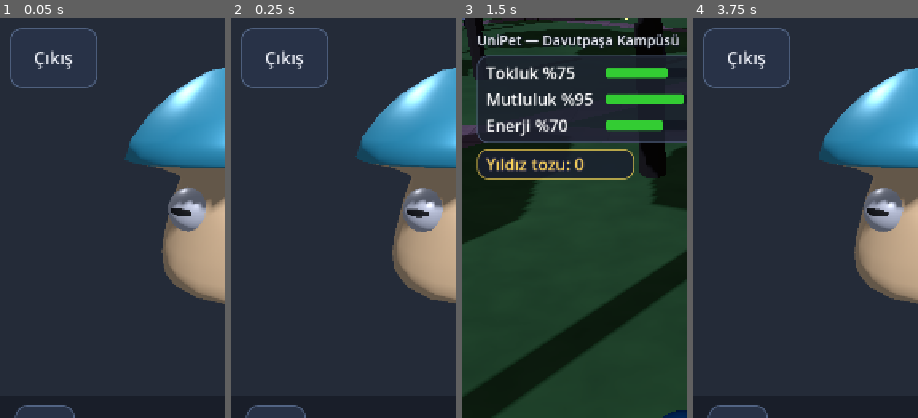
Above: before the commit, frames 1-4 (left to right).
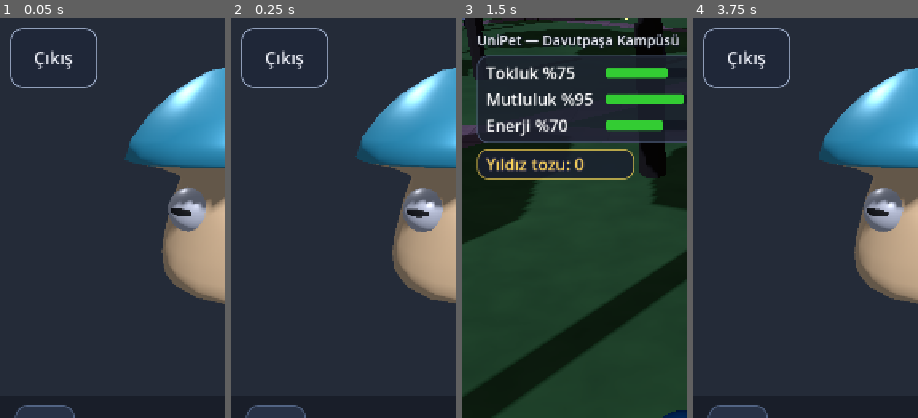
Above: after the commit, the same moments.

Repository: talha24052050/unipet
Game: Godot game, scene res://scenes/ui/login.tscn
Same seed, same stepped clock (60 frames per second), same inputs: the game is played once before the commit and once after it.
Inputs (mouse positions are % of the whole screen's width and height, from its top left):
- Up to frame 1 (0.05 s): no input
- Up to frame 2 (0.25 s): no input
- Up to frame 3 (1.5 s): click "Başla" at 0.5 s; click "Oyna" at 1.25 s
- Up to frame 4 (3.75 s): tap Enter at 2 s; move the mouse to (72, 45) at 2.02 s; hold Right (ui_right) 2.03-2.75 s; click (72, 45) at 2.17 s; drag from (30, 55) to (45, 70) at 2.77 s; click "Pet" at 3.5 s
The pictures show only the part of the screen within x 0-50%, y 0-50%; the shares and areas given below are measured in that part.

The runs differ from the first frame. In frame 1, 0.3% of the frame differs, in the area x 4-44%, y 2-18%; in frame 2, 0.3%; in frame 3, nothing differs; in frame 4, 0.3%.

Commit message:
iOS ön hazırlık 1/3: modüler Safe Area (çentik/Dynamic Island ve alt çubuk desteği)

Diff:
--- a/game/scenes/main.tscn
+++ b/game/scenes/main.tscn
@@ -25,6 +25,7 @@
 [ext_resource type="Script" path="res://src/world/campus_cats.gd" id="23"]
 [ext_resource type="Script" path="res://src/world/love_signs.gd" id="24"]
 [ext_resource type="Script" path="res://src/ui/hud_follow_below.gd" id="25"]
+[ext_resource type="Script" path="res://src/ui/safe_area_hud.gd" id="26"]
 
 [sub_resource type="NavigationMesh" id="navmesh"]
 geometry_parsed_geometry_type = 1
@@ -278,6 +279,12 @@
 
 [node name="CareHud" parent="UI" instance=ExtResource("11")]
 
+[node name="SafeAreaHud" type="Node" parent="UI"]
+script = ExtResource("26")
+top_nodes = Array[NodePath]([NodePath("../Label"), NodePath("../PetButton"), NodePath("../MapButton"), NodePath("../SettingsButton")])
+bottom_nodes = Array[NodePath]([NodePath("../ConnectionLabel"), NodePath("../PerfLabel")])
+fill_controls = Array[NodePath]([NodePath("../CareHud"), NodePath("../ChatMenu")])
+
 [node name="PlayerController" type="Node" parent="." node_paths=PackedStringArray("player", "joystick", "camera", "agent", "marker", "interaction")]
 script = ExtResource("3")
 player = NodePath("../Player")
--- a/game/scenes/ui/login.tscn
+++ b/game/scenes/ui/login.tscn
@@ -1,6 +1,7 @@
 [gd_scene format=3]
 
 [ext_resource type="Script" path="res://src/ui/login.gd" id="1"]
+[ext_resource type="Script" path="res://src/ui/safe_area_margin.gd" id="2"]
 
 [node name="Login" type="Control"]
 layout_mode = 3
@@ -27,6 +28,7 @@
 theme_override_constants/margin_top = 160
 theme_override_constants/margin_right = 48
 theme_override_constants/margin_bottom = 80
+script = ExtResource("2")
 
 [node name="VBox" type="VBoxContainer" parent="Margin"]
 layout_mode = 2
--- a/game/scenes/ui/pet_select.tscn
+++ b/game/scenes/ui/pet_select.tscn
@@ -2,6 +2,7 @@
 
 [ext_resource type="Script" path="res://src/ui/pet_select.gd" id="1"]
 [ext_resource type="Script" path="res://src/characters/pet_visual.gd" id="2"]
+[ext_resource type="Script" path="res://src/ui/safe_area_margin.gd" id="3"]
 
 [sub_resource type="Environment" id="env"]
 background_mode = 1
@@ -77,6 +78,8 @@
 theme_override_constants/margin_top = 16
 theme_override_constants/margin_right = 24
 theme_override_constants/margin_bottom = 24
+script = ExtResource("3")
+apply_top = false
 
 [node name="ControlsBox" type="VBoxContainer" parent="MainLayout/UIControlsMargin"]
 layout_mode = 2
--- a/game/src/ui/hud_follow_below.gd
+++ b/game/src/ui/hud_follow_below.gd
@@ -22,6 +22,8 @@
 		_target = node as Control
 		if not _target.resized.is_connected(sync_position):
 			_target.resized.connect(sync_position)
+		if not _target.item_rect_changed.is_connected(sync_position):
+			_target.item_rect_changed.connect(sync_position)
 		if not _target.visibility_changed.is_connected(sync_position):
 			_target.visibility_changed.connect(sync_position)
 
@@ -30,8 +32,11 @@
 	if _target == null or not is_instance_valid(_target):
 		_bind_target()
 	if _target != null and is_instance_valid(_target) and _target.visible:
-		var bottom_y: float = _target.position.y + _target.size.y
+		var bottom_y: float = _target.global_position.y + _target.size.y if _target.is_inside_tree() else _target.position.y + _target.size.y
 		if bottom_y > 0.0:
-			position.y = bottom_y + gap
+			if is_inside_tree():
+				global_position.y = bottom_y + gap
+			else:
+				position.y = bottom_y + gap
 			return
 	position.y = fallback_top
--- a/game/src/ui/pet_select.gd
+++ b/game/src/ui/pet_select.gd
@@ -55,9 +55,12 @@
 	_wallet_label.add_theme_constant_override("outline_size", 8)
 	_wallet_label.anchor_left = 1.0
 	_wallet_label.anchor_right = 1.0
-	_wallet_label.offset_left = -360.0
-	_wallet_label.offset_right = -16.0
-	_wallet_label.offset_top = 40.0
+	var insets: Dictionary = SafeArea.get_viewport_insets(get_viewport())
+	var inset_top: float = float(insets.get("top", 0.0))
+	var inset_right: float = float(insets.get("right", 0.0))
+	_wallet_label.offset_left = -360.0 - inset_right
+	_wallet_label.offset_right = -16.0 - inset_right
+	_wallet_label.offset_top = 40.0 + inset_top
 	_wallet_label.horizontal_alignment = HORIZONTAL_ALIGNMENT_RIGHT
 	add_child(_wallet_label)
 	_buy_btn = Button.new()
@@ -144,11 +147,13 @@
 
 ## Sol üstte "Çıkış": oturumu kapatır, giriş ekranına döner (sunucu adresi/takma ad orada değişir).
 func _add_logout_button() -> void:
+	var insets: Dictionary = SafeArea.get_viewport_insets(get_viewport())
 	var b: Button = Button.new()
 	b.name = "LogoutButton"
 	b.text = "Çıkış"
+	b.theme_type_variation = &"HudButton"
 	b.add_theme_font_size_override("font_size", LOGOUT_FONT_SIZE)
-	b.position = Vector2(16, 16)
+	b.position = Vector2(16.0 + float(insets.get("left", 0.0)), 16.0 + float(insets.get("top", 0.0)))
 	b.custom_minimum_size = Vector2(140, 96)
 	b.pressed.connect(func() -> void:
 		b.disabled = true  # çift basış iki kez çıkış/sahne değişimi yapmasın
--- /dev/null
+++ b/game/src/ui/safe_area.gd
@@ -0,0 +1,46 @@
+class_name SafeArea
+extends RefCounted
+## iOS (Dynamic Island / çentik / Home Indicator) ve Android ekran güvenli alan hesabı.
+## Fiziksel piksel cinsinden DisplayServer.get_display_safe_area() değerini
+## canvas_items / expand viewport koordinatlarına ölçekler.
+
+
+static func zero_insets() -> Dictionary:
+	return {"left": 0.0, "top": 0.0, "right": 0.0, "bottom": 0.0}
+
+
+static func is_mobile_platform(os_name: String = "") -> bool:
+	var name_to_check: String = OS.get_name() if os_name.is_empty() else os_name
+	return name_to_check == "iOS" or name_to_check == "Android"
+
+
+## Saf hesap (testler doğrudan çağırır): fiziksel pencere + safe_rect -> viewport inset'leri.
+static func compute_insets(window_size: Vector2i, safe_rect: Rect2i, viewport_size: Vector2) -> Dictionary:
+	if window_size.x <= 0 or window_size.y <= 0:
+		return zero_insets()
+	if safe_rect.size.x <= 0 or safe_rect.size.y <= 0:
+		return zero_insets()
+	if viewport_size.x <= 0.0 or viewport_size.y <= 0.0:
+		return zero_insets()
+
+	var sx: float = viewport_size.x / float(window_size.x)
+	var sy: float = viewport_size.y / float(window_size.y)
+
+	return {
+		"left": maxf(0.0, float(safe_rect.position.x) * sx),
+		"top": maxf(0.0, float(safe_rect.position.y) * sy),
+		"right": maxf(0.0, float(window_size.x - safe_rect.end.x) * sx),
+		"bottom": maxf(0.0, float(window_size.y - safe_rect.end.y) * sy),
+	}
+
+
+## Çalışan cihazın viewport koordinatlarındaki güvenli alan boşlukları.
+## Masaüstünde (Windows/macOS/Linux) get_display_safe_area() ekran görev çubuğunu döndürdüğü
+## için pencere içi kayma yapmaz, 0 döner.
+static func get_viewport_insets(viewport: Viewport) -> Dictionary:
+	if viewport == null or not is_mobile_platform():
+		return zero_insets()
+	var win_size: Vector2i = DisplayServer.window_get_size()
+	var safe_rect: Rect2i = DisplayServer.get_display_safe_area()
+	var vp_size: Vector2 = viewport.get_visible_rect().size
+	return compute_insets(win_size, safe_rect, vp_size)
--- /dev/null
+++ b/game/src/ui/safe_area_hud.gd
@@ -0,0 +1,71 @@
+extends Node
+## CanvasLayer altındaki HUD düğümlerini güvenli alan (safe area) içine taşır.
+## Düğümlerin ağaçtaki yerini değiştirmez, sadece başlangıç offset'lerine güvenli alan ekler.
+
+@export var top_nodes: Array[NodePath] = []
+@export var bottom_nodes: Array[NodePath] = []
+@export var fill_controls: Array[NodePath] = []
+
+## node_path -> Vector4(offset_left, offset_top, offset_right, offset_bottom)
+var _base_offsets: Dictionary = {}
+
+
+func _ready() -> void:
+	_capture_bases()
+	var vp: Viewport = get_viewport()
+	if vp != null and not vp.size_changed.is_connected(refresh):
+		vp.size_changed.connect(refresh)
+	refresh()
+
+
+func _capture_bases() -> void:
+	for path: NodePath in top_nodes + bottom_nodes + fill_controls:
+		if _base_offsets.has(path):
+			continue
+		var c: Control = get_node_or_null(path) as Control
+		if c != null:
+			_base_offsets[path] = Vector4(c.offset_left, c.offset_top, c.offset_right, c.offset_bottom)
+
+
+func refresh() -> void:
+	apply_insets(SafeArea.get_viewport_insets(get_viewport()))
+
+
+func apply_insets(insets: Dictionary) -> void:
+	_capture_bases()
+	var l: float = float(insets.get("left", 0.0))
+	var t: float = float(insets.get("top", 0.0))
+	var r: float = float(insets.get("right", 0.0))
+	var b: float = float(insets.get("bottom", 0.0))
+
+	for path: NodePath in top_nodes:
+		var c: Control = get_node_or_null(path) as Control
+		if c == null or not _base_offsets.has(path):
+			continue
+		var base: Vector4 = _base_offsets[path]
+		var dx: float = -r if c.anchor_right >= 0.5 else l
+		c.offset_left = base.x + dx
+		c.offset_right = base.z + dx
+		c.offset_top = base.y + t
+		c.offset_bottom = base.w + t
+
+	for path: NodePath in bottom_nodes:
+		var c: Control = get_node_or_null(path) as Control
+		if c == null or not _base_offsets.has(path):
+			continue
+		var base: Vector4 = _base_offsets[path]
+		var dx: float = -r if c.anchor_right >= 0.5 else l
+		c.offset_left = base.x + dx
+		c.offset_right = base.z + dx
+		c.offset_top = base.y - b
+		c.offset_bottom = base.w - b
+
+	for path: NodePath in fill_controls:
+		var c: Control = get_node_or_null(path) as Control
+		if c == null or not _base_offsets.has(path):
+			continue
+		var base: Vector4 = _base_offsets[path]
+		c.offset_left = base.x + l
+		c.offset_top = base.y + t
+		c.offset_right = base.z - r
+		c.offset_bottom = base.w - b
--- /dev/null
+++ b/game/src/ui/safe_area_margin.gd
@@ -0,0 +1,48 @@
+extends MarginContainer
+## Mevcut kenar boşluklarına (margin) cihazın güvenli alan (safe area) payını ekler.
+## İstediğin kenarı apply_* bayraklarıyla açıp kapatabilirsin; sahne yapısını bozmaz.
+
+@export var apply_left: bool = true
+@export var apply_top: bool = true
+@export var apply_right: bool = true
+@export var apply_bottom: bool = true
+
+var _base_captured: bool = false
+var _base_left: int = 0
+var _base_top: int = 0
+var _base_right: int = 0
+var _base_bottom: int = 0
+
+
+func _ready() -> void:
+	_capture_base()
+	var vp: Viewport = get_viewport()
+	if vp != null and not vp.size_changed.is_connected(refresh):
+		vp.size_changed.connect(refresh)
+	refresh()
+
+
+func _capture_base() -> void:
+	if _base_captured:
+		return
+	_base_captured = true
+	_base_left = get_theme_constant("margin_left")
+	_base_top = get_theme_constant("margin_top")
+	_base_right = get_theme_constant("margin_right")
+	_base_bottom = get_theme_constant("margin_bottom")
+
+
+func refresh() -> void:
+	apply_insets(SafeArea.get_viewport_insets(get_viewport()))
+
+
+func apply_insets(insets: Dictionary) -> void:
+	_capture_base()
+	var l: int = roundi(float(insets.get("left", 0.0))) if apply_left else 0
+	var t: int = roundi(float(insets.get("top", 0.0))) if apply_top else 0
+	var r: int = roundi(float(insets.get("right", 0.0))) if apply_right else 0
+	var b: int = roundi(float(insets.get("bottom", 0.0))) if apply_bottom else 0
+	add_theme_constant_override("margin_left", _base_left + l)
+	add_theme_constant_override("margin_top", _base_top + t)
+	add_theme_constant_override("margin_right", _base_right + r)
+	add_theme_constant_override("margin_bottom", _base_bottom + b)
--- /dev/null
+++ b/game/tests/test_safe_area.gd
@@ -0,0 +1,95 @@
+extends RefCounted
+## Safe Area (iOS Dynamic Island / çentik / Home Indicator & Android) hesap ve adaptör testleri.
+
+const SafeAreaMarginScript := preload("res://src/ui/safe_area_margin.gd")
+
+
+func test_compute_insets_iphone_portrait() -> String:
+	# iPhone 15 Pro (1179x2556) -> Dynamic Island top=177px, Home Indicator bottom=102px
+	# canvas_items + expand viewport ~ 720x1560
+	var win: Vector2i = Vector2i(1179, 2556)
+	var safe: Rect2i = Rect2i(0, 177, 1179, 2556 - 177 - 102)
+	var vp: Vector2 = Vector2(720.0, 1560.0)
+	var insets: Dictionary = SafeArea.compute_insets(win, safe, vp)
+
+	var expected_top: float = 177.0 * (1560.0 / 2556.0)
+	var expected_bottom: float = 102.0 * (1560.0 / 2556.0)
+	if not is_equal_approx(float(insets["top"]), expected_top):
+		return "top inset yanlış: %f != %f" % [float(insets["top"]), expected_top]
+	if not is_equal_approx(float(insets["bottom"]), expected_bottom):
+		return "bottom inset yanlış: %f != %f" % [float(insets["bottom"]), expected_bottom]
+	if not is_equal_approx(float(insets["left"]), 0.0) or not is_equal_approx(float(insets["right"]), 0.0):
+		return "left/right inset 0 olmalı: %s" % str(insets)
+	return ""
+
+
+func test_compute_insets_invalid_window_returns_zero() -> String:
+	var insets: Dictionary = SafeArea.compute_insets(Vector2i.ZERO, Rect2i(0, 0, 100, 100), Vector2(720, 1280))
+	if float(insets["top"]) != 0.0 or float(insets["bottom"]) != 0.0:
+		return "sıfır pencerede inset 0 dönmeli"
+	return ""
+
+
+func test_mobile_platform_detection() -> String:
+	if not SafeArea.is_mobile_platform("iOS") or not SafeArea.is_mobile_platform("Android"):
+		return "iOS ve Android mobil sayılmalı"
+	if SafeArea.is_mobile_platform("Windows") or SafeArea.is_mobile_platform("Linux") or SafeArea.is_mobile_platform("macOS"):
+		return "masaüstü platformları mobil sayılmamalı"
+	return ""
+
+
+func test_safe_area_margin_adds_to_base_margins() -> String:
+	var m: MarginContainer = MarginContainer.new()
+	m.add_theme_constant_override("margin_left", 24)
+	m.add_theme_constant_override("margin_top", 40)
+	m.add_theme_constant_override("margin_right", 24)
+	m.add_theme_constant_override("margin_bottom", 30)
+	m.set_script(SafeAreaMarginScript)
+	m.call("apply_insets", {"left": 10.0, "top": 60.0, "right": 10.0, "bottom": 34.0})
+
+	var ok: bool = (
+		m.get_theme_constant("margin_left") == 34
+		and m.get_theme_constant("margin_top") == 100
+		and m.get_theme_constant("margin_right") == 34
+		and m.get_theme_constant("margin_bottom") == 64
+	)
+	if not ok:
+		m.free()
+		return "SafeAreaMargin taban boşluklara inset ekleyemedi"
+
+	# Sıfırlanınca taban değerlere dönmeli
+	m.call("apply_insets", SafeArea.zero_insets())
+	var reset_ok: bool = m.get_theme_constant("margin_top") == 40 and m.get_theme_constant("margin_bottom") == 30
+	m.free()
+	return "" if reset_ok else "SafeAreaMargin sıfırlanınca taban boşluğa dönmedi"
+
+
+func test_main_scene_safe_area_hud_shifts_elements() -> String:
+	var scene: PackedScene = load("res://scenes/main.tscn") as PackedScene
+	if scene == null:
+		return "main.tscn yüklenemedi"
+	var inst: Node = scene.instantiate()
+	var sa: Node = inst.get_node_or_null("UI/SafeAreaHud")
+	if sa == null:
+		inst.free()
+		return "UI/SafeAreaHud bulunamadı"
+
+	var pet_btn: Control = inst.get_node("UI/PetButton") as Control
+	var conn_lbl: Control = inst.get_node("UI/ConnectionLabel") as Control
+	var care_hud: Control = inst.get_node("UI/CareHud") as Control
+
+	var base_pet_top: float = pet_btn.offset_top
+	var base_conn_top: float = conn_lbl.offset_top
+
+	sa.call("apply_insets", {"left": 0.0, "top": 50.0, "right": 0.0, "bottom": 34.0})
+
+	var err: String = ""
+	if not is_equal_approx(pet_btn.offset_top, base_pet_top + 50.0):
+		err = "PetButton aşağı kaymadı: %f" % pet_btn.offset_top
+	elif not is_equal_approx(conn_lbl.offset_top, base_conn_top - 34.0):
+		err = "ConnectionLabel yukarı kaymadı: %f" % conn_lbl.offset_top
+	elif not is_equal_approx(care_hud.offset_top, 50.0) or not is_equal_approx(care_hud.offset_bottom, -34.0):
+		err = "CareHud safe area inset almadı (%f, %f)" % [care_hud.offset_top, care_hud.offset_bottom]
+
+	inst.free()
+	return err
Not shown, added: game/src/ui/safe_area.gd.uid
Not shown, added: game/src/ui/safe_area_hud.gd.uid
Not shown, added: game/src/ui/safe_area_margin.gd.uid
Not shown, added: game/tests/test_safe_area.gd.uid
